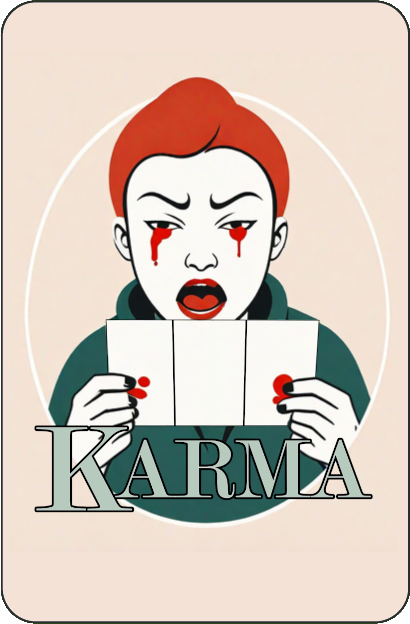
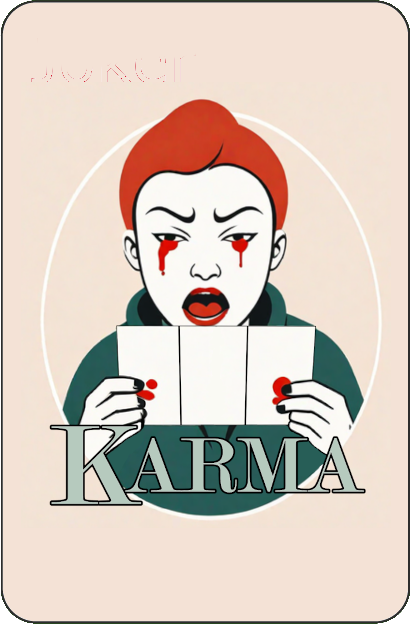
Layer changes from the first w=410, h=624 image to the second:
renamed "karma_logo.png" to "CardBackKarmaLogo.png", painted on it over [9, 53, 397, 552]
painted on "Joker.png" over [37, 63, 366, 523]
